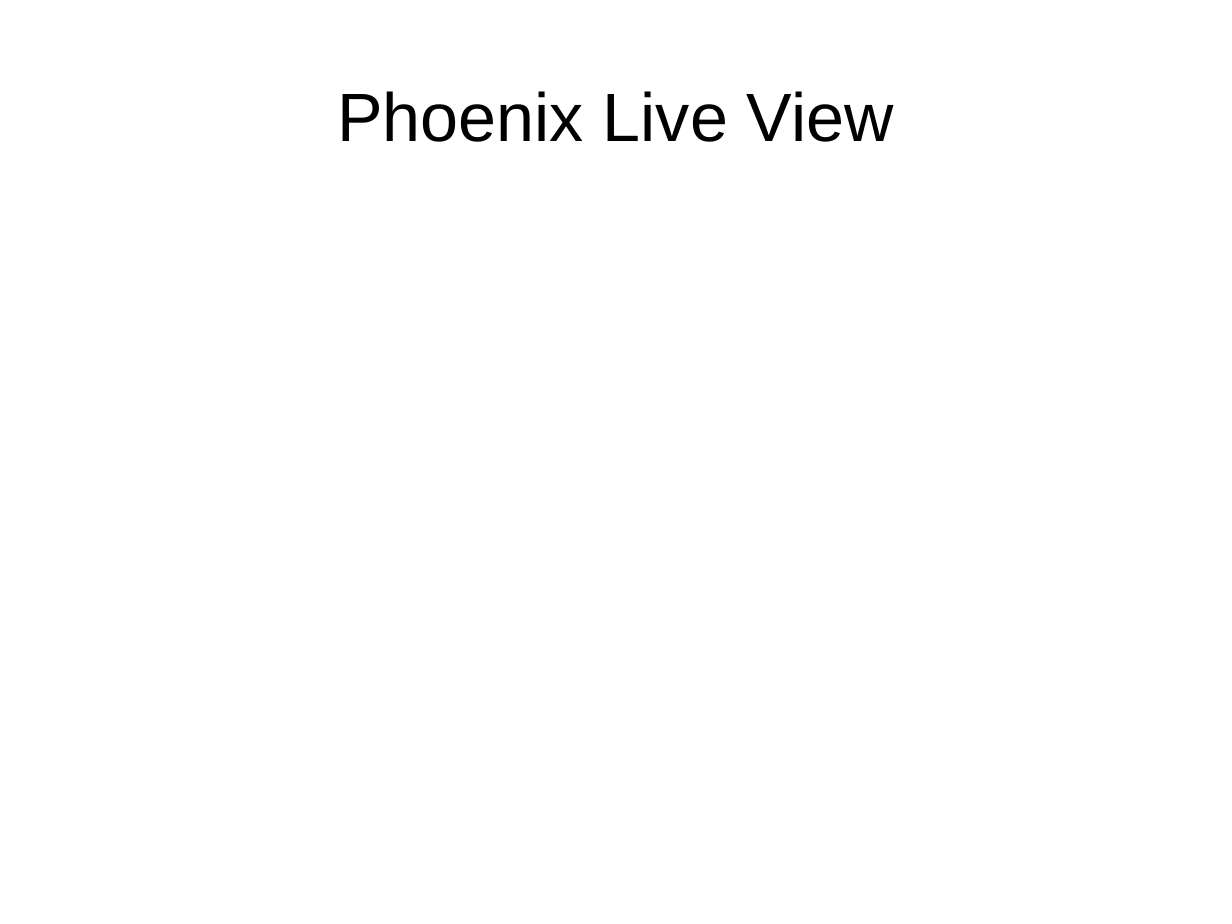
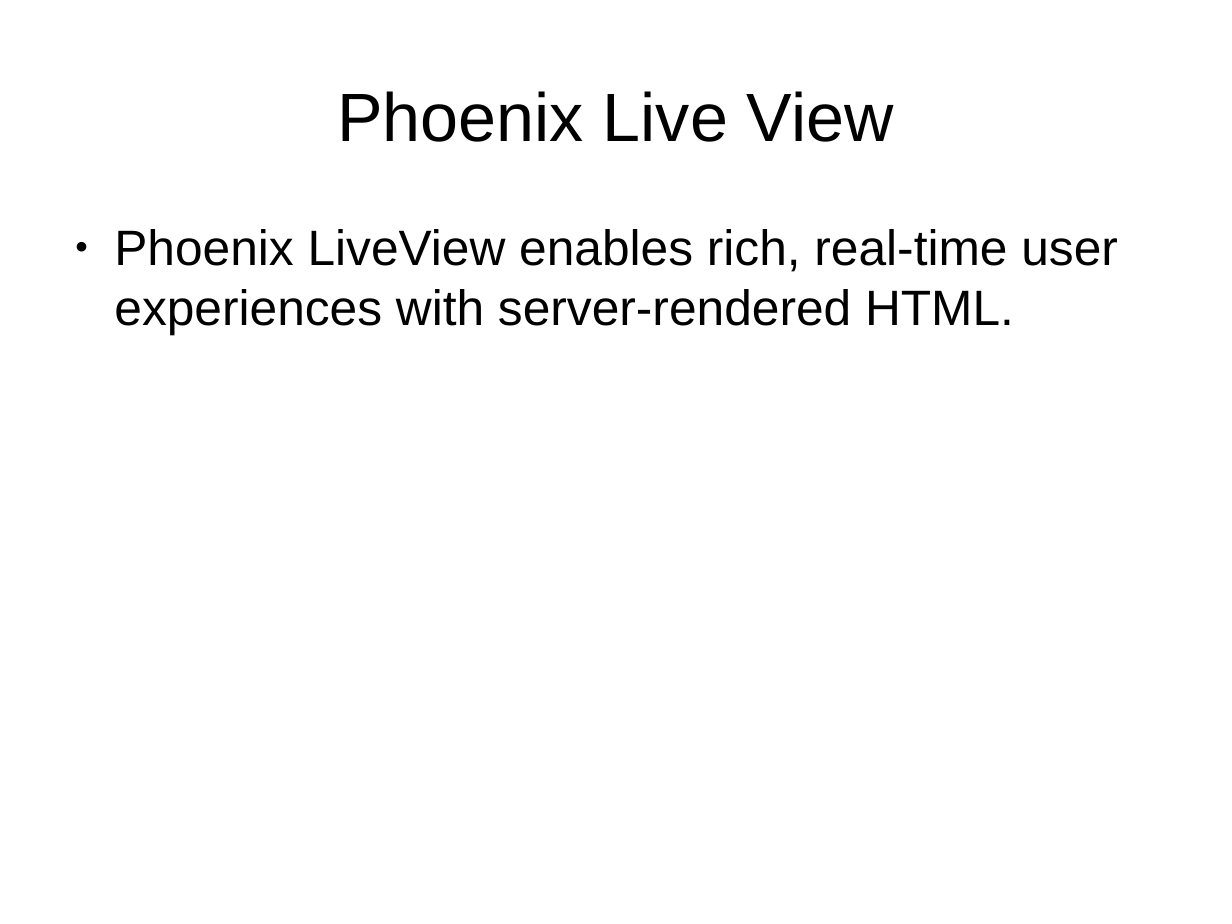
Before and after one commit to ramortegui/talks, a slide deck: slide 12 of odps/elixir-reactive-app.odp (slide 14 before the commit). Drawn at 1232x924 pixels with LibreOffice and Linux fonts; fonts in the diff are those of the drawing. Boxes give left, top, right and bottom in pixels: in the first picture for what was removed or moved away, otherwise in the second. Text is boxed around its words. In the diff, an @@ line names an element or a change of style, - is before the commit and + after.

```diff
--- a/odps/elixir-reactive-app.odp
+++ b/odps/elixir-reactive-app.odp
@@ text added at [114,229,1118,335], 32 pt, text #000000 @@
+● Phoenix LiveView enables rich, real-time user experiences with server-rendered HTML.
```
Also in this commit, not shown: 9 other slides changed, 1 slide added, 3 slides removed.
